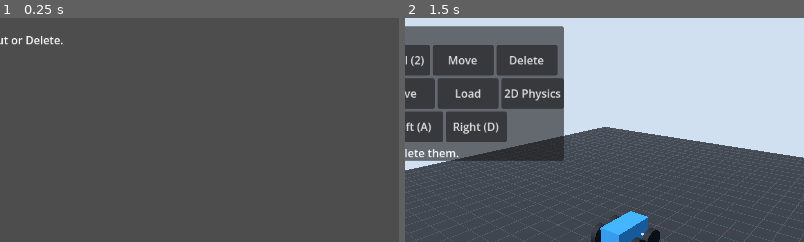
Above: before the commit, frames 1-2 (left to right).
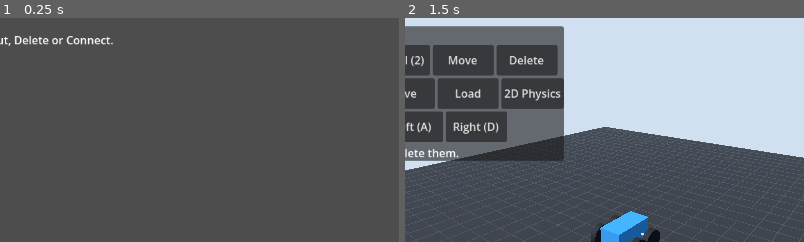
Above: after the commit, the same moments.

Repository: bundai223/game-poc
Game: Godot game, scene res://experiments/draw_physics/main.tscn
Two runs of this game, one before a commit and one after it. Both use one fixed random seed, a clock stepped at 60 frames per second and the inputs below.
Inputs:
- Up to frame 1 (0.25 s): no input
- Up to frame 2 (1.5 s): click "Reset" at 0.5 s; click "3D Craft" at 1.25 s
The pictures show only the part of the screen within x 22-71%, y 0-50%; the shares and areas given below are measured in that part.

The runs differ from the first frame. In frame 1, 0.6% of the frame differs, in the area x 2-29%, y 8-13%; in frame 2, nothing differs.

Commit message:
[2D Draw] 図形をピンで連結する

Diff:
--- a/experiments/draw_physics/main.gd
+++ b/experiments/draw_physics/main.gd
@@ -19,6 +19,10 @@
 var _floor_y := 0.0
 var _drawing := false
 var _delete_mode := false
+var _connect_mode := false
+var _selected_body: RigidBody2D
+var _connections: Array[PinJoint2D] = []
+var _connection_overlay: Node2D
 var _delete_points: Array[Vector2] = []
 var _touch_index := -1
 var _outline := PackedVector2Array()
@@ -35,10 +39,14 @@
 	collider.shape = shape
 	floor.add_child(collider)
 	add_child(floor)
+	_connection_overlay = Node2D.new()
+	_connection_overlay.z_index = 10
+	_connection_overlay.draw.connect(_draw_connections)
+	add_child(_connection_overlay)
 
 	var instructions := Label.new()
 	instructions.position = Vector2(24.0, 20.0)
-	instructions.text = "Draw shapes. Use Mode to Cut or Delete."
+	instructions.text = "Draw shapes. Use Mode to Cut, Delete or Connect."
 	add_child(instructions)
 	var controls := CanvasLayer.new()
 	add_child(controls)
@@ -73,12 +81,18 @@
 	mode_button.pressed.connect(func() -> void:
 		_cancel_draw()
 		_delete_points.clear()
+		_selected_body = null
+		queue_redraw()
 		if _cut_mode:
 			_cut_mode = false
 			_delete_mode = true
 			mode_button.text = "Mode: Delete"
 		elif _delete_mode:
 			_delete_mode = false
+			_connect_mode = true
+			mode_button.text = "Mode: Connect"
+		elif _connect_mode:
+			_connect_mode = false
 			mode_button.text = "Mode: Draw"
 		else:
 			_cut_mode = true
@@ -93,16 +107,27 @@
 		var query := PhysicsPointQueryParameters2D.new()
 		query.position = get_canvas_transform().affine_inverse() * point
 		var hits := get_world_2d().direct_space_state.intersect_point(query)
+		var found := false
 		for hit in hits:
 			var body: Object = hit.collider
 			if body in _created_bodies:
-				_created_bodies.erase(body)
-				body.queue_free()
+				found = true
+				if _connect_mode:
+					_select_connection_body(body)
+				else:
+					_remove_connections(body)
+					_created_bodies.erase(body)
+					body.queue_free()
 				break
+		if _connect_mode and not found:
+			_selected_body = null
 	_delete_points.clear()
+	if _connect_mode:
+		queue_redraw()
 
 
 func _process(_delta: float) -> void:
+	_connection_overlay.queue_redraw()
 	if _drawing and _cut_mode and Time.get_ticks_msec() - _last_motion_ms >= CUT_PAUSE_MS:
 		if _outline[-1].distance_to(_cut_cursor) >= 3.0:
 			_outline.append(_cut_cursor)
@@ -113,8 +138,12 @@
 func _unhandled_input(event: InputEvent) -> void:
 	if event is InputEventKey and event.pressed and not event.echo and event.keycode == KEY_R:
 		reset()
-	elif _delete_mode:
-		if event is InputEventMouseButton and event.button_index == MOUSE_BUTTON_LEFT and event.pressed:
+	elif _delete_mode or _connect_mode:
+		if event is InputEventScreenTouch and event.canceled:
+			_selected_body = null
+			_delete_points.clear()
+			queue_redraw()
+		elif event is InputEventMouseButton and event.button_index == MOUSE_BUTTON_LEFT and event.pressed:
 			_delete_points.append(event.position)
 		elif event is InputEventScreenTouch and event.pressed and not event.canceled:
 			_delete_points.append(event.position)
@@ -138,9 +167,21 @@
 		_add_point(to_local(event.position))
 
 
+func _notification(what: int) -> void:
+	if what == NOTIFICATION_APPLICATION_FOCUS_OUT:
+		_cancel_draw()
+		_selected_body = null
+		_delete_points.clear()
+		queue_redraw()
+
+
 func reset() -> void:
 	_cancel_draw()
 	_delete_points.clear()
+	_selected_body = null
+	for joint in _connections:
+		joint.queue_free()
+	_connections.clear()
 	for body in _created_bodies:
 		body.queue_free()
 	_created_bodies.clear()
@@ -244,6 +285,7 @@
 			continue
 		var state: Array = _frozen_bodies[body]
 		var center := to_local(body.to_global(body.center_of_mass))
+		_remove_connections(body)
 		_created_bodies.erase(body)
 		_frozen_bodies.erase(body)
 		body.queue_free()
@@ -257,6 +299,15 @@
 			part.angular_velocity = state[2]
 
 
+func _draw_connections() -> void:
+	for joint in _connections:
+		var first := joint.get_node(joint.node_a) as RigidBody2D
+		var second := joint.get_node(joint.node_b) as RigidBody2D
+		_connection_overlay.draw_line(first.position, second.position, Color(0.3, 0.9, 1.0), 4.0)
+	if _selected_body != null:
+		_connection_overlay.draw_circle(_selected_body.position, 8.0, Color(1.0, 0.8, 0.25))
+
+
 func _draw() -> void:
 	draw_line(Vector2(400.0 - FLOOR_WIDTH / 2.0, _floor_y), Vector2(400.0 + FLOOR_WIDTH / 2.0, _floor_y), Color(0.85, 0.9, 0.95), 4.0)
 	if _outline.size() > 1 or (_cut_mode and _drawing and _outline.size() == 1):
@@ -264,3 +315,32 @@
 		if _drawing:
 			preview.append(_cut_cursor if _cut_mode else _outline[0])
 		draw_polyline(preview, Color(1.0, 0.8, 0.25), 3.0, true)
+
+
+func _select_connection_body(body: RigidBody2D) -> void:
+	if _selected_body == null:
+		_selected_body = body
+	elif _selected_body == body:
+		_selected_body = null
+	else:
+		for joint in _connections:
+			if (joint.get_node(joint.node_a) == _selected_body and joint.get_node(joint.node_b) == body) or (joint.get_node(joint.node_b) == _selected_body and joint.get_node(joint.node_a) == body):
+				_selected_body = null
+				return
+		var joint := PinJoint2D.new()
+		joint.position = (_selected_body.position + body.position) / 2.0
+		add_child(joint)
+		joint.node_a = joint.get_path_to(_selected_body)
+		joint.node_b = joint.get_path_to(body)
+		_connections.append(joint)
+		_selected_body = null
+
+
+func _remove_connections(body: RigidBody2D) -> void:
+	if _selected_body == body:
+		_selected_body = null
+	for joint in _connections.duplicate():
+		if joint.get_node(joint.node_a) == body or joint.get_node(joint.node_b) == body:
+			_connections.erase(joint)
+			joint.queue_free()
+	queue_redraw()
--- a/tests/test_collider_integration.gd
+++ b/tests/test_collider_integration.gd
@@ -219,6 +219,8 @@
 	await get_tree().physics_frame
 	assert_int(demo._created_bodies.size()).is_equal(1)
 	mode.pressed.emit()
+	assert_str(mode.text).is_equal("Mode: Connect")
+	mode.pressed.emit()
 	assert_str(mode.text).is_equal("Mode: Draw")
 
 
@@ -454,3 +456,102 @@
 	assert_bool(body.freeze).is_false()
 	assert_bool(body.linear_velocity.is_equal_approx(Vector2(20, 30))).is_true()
 	assert_bool(demo._drawing).is_false()
+
+
+func test_connect_mouse_touch_and_cleanup() -> void:
+	var demo := DrawPhysics.instantiate()
+	add_child(demo)
+	var square := PackedVector2Array([Vector2(0, 0), Vector2(80, 0), Vector2(80, 80), Vector2(0, 80)])
+	var bodies: Array[RigidBody2D] = []
+	for x in [0, 150, 300]:
+		var body: RigidBody2D = demo.spawn_body(OutlineData.new(square))
+		body.position += Vector2(x, 100)
+		bodies.append(body)
+	await get_tree().physics_frame
+	var mode := demo.find_child("ModeButton", true, false) as Button
+	for i in 3:
+		mode.pressed.emit()
+	var click := InputEventMouseButton.new()
+	click.button_index = MOUSE_BUTTON_LEFT
+	click.pressed = true
+	click.position = bodies[0].global_position
+	demo._unhandled_input(click)
+	await get_tree().physics_frame
+	await get_tree().physics_frame
+	var touch := InputEventScreenTouch.new()
+	touch.index = 7
+	touch.pressed = true
+	touch.position = bodies[1].global_position
+	demo._unhandled_input(touch)
+	await get_tree().physics_frame
+	await get_tree().physics_frame
+	demo._select_connection_body(bodies[1])
+	demo._select_connection_body(bodies[2])
+	assert_int(demo._connections.size()).is_equal(2)
+	demo._select_connection_body(bodies[0])
+	demo._select_connection_body(bodies[1])
+	demo._select_connection_body(bodies[2])
+	demo._select_connection_body(bodies[2])
+	assert_int(demo._connections.size()).is_equal(2)
+	var initial_distance := bodies[0].position.distance_to(bodies[1].position)
+	for i in 30:
+		await get_tree().physics_frame
+	assert_float(absf(bodies[0].position.distance_to(bodies[1].position) - initial_distance)).is_less(15.0)
+	mode.pressed.emit()
+	mode.pressed.emit()
+	mode.pressed.emit()
+	click.position = bodies[1].global_position
+	demo._unhandled_input(click)
+	await get_tree().physics_frame
+	await get_tree().physics_frame
+	assert_int(demo._connections.size()).is_zero()
+	assert_int(demo._created_bodies.size()).is_equal(2)
+	demo._select_connection_body(bodies[0])
+	demo._select_connection_body(bodies[2])
+	demo.reset()
+	assert_int(demo._connections.size()).is_zero()
+
+
+func test_cut_removes_connections_and_mode_change_cancels_selection() -> void:
+	var demo := DrawPhysics.instantiate()
+	add_child(demo)
+	var first: RigidBody2D = demo.spawn_body(OutlineData.new(PackedVector2Array([Vector2(100, 100), Vector2(300, 100), Vector2(300, 300), Vector2(100, 300)])))
+	var second: RigidBody2D = demo.spawn_body(OutlineData.new(PackedVector2Array([Vector2(400, 100), Vector2(500, 100), Vector2(500, 200), Vector2(400, 200)])))
+	demo._select_connection_body(first)
+	demo._select_connection_body(second)
+	demo._select_connection_body(second)
+	var mode := demo.find_child("ModeButton", true, false) as Button
+	mode.pressed.emit()
+	assert_object(demo._selected_body).is_null()
+	demo._begin_draw(Vector2(50, 200))
+	demo._finish_draw(Vector2(350, 200))
+	assert_int(demo._connections.size()).is_zero()
+	assert_int(demo._created_bodies.size()).is_equal(3)
+
+
+func test_connect_empty_cancel_and_focus_loss_clear_selection() -> void:
+	var demo := DrawPhysics.instantiate()
+	add_child(demo)
+	var body: RigidBody2D = demo.spawn_body(OutlineData.new(PackedVector2Array([Vector2(100, 100), Vector2(200, 100), Vector2(200, 200), Vector2(100, 200)])))
+	body.freeze = true
+	await get_tree().physics_frame
+	var mode := demo.find_child("ModeButton", true, false) as Button
+	for i in 3:
+		mode.pressed.emit()
+	demo._select_connection_body(body)
+	var click := InputEventMouseButton.new()
+	click.button_index = MOUSE_BUTTON_LEFT
+	click.pressed = true
+	click.position = Vector2(20, 100)
+	demo._unhandled_input(click)
+	await get_tree().physics_frame
+	await get_tree().physics_frame
+	assert_object(demo._selected_body).is_null()
+	demo._select_connection_body(body)
+	var touch := InputEventScreenTouch.new()
+	touch.canceled = true
+	demo._unhandled_input(touch)
+	assert_object(demo._selected_body).is_null()
+	demo._select_connection_body(body)
+	demo._notification(NOTIFICATION_APPLICATION_FOCUS_OUT)
+	assert_object(demo._selected_body).is_null()
Not shown, added: raw/issues/2026-11-12_44/connect-shapes.md
Not shown, changed: wiki/pages/experiments/log.md
Not shown, changed: wiki/pages/experiments/手描き輪郭の剛体化.md
